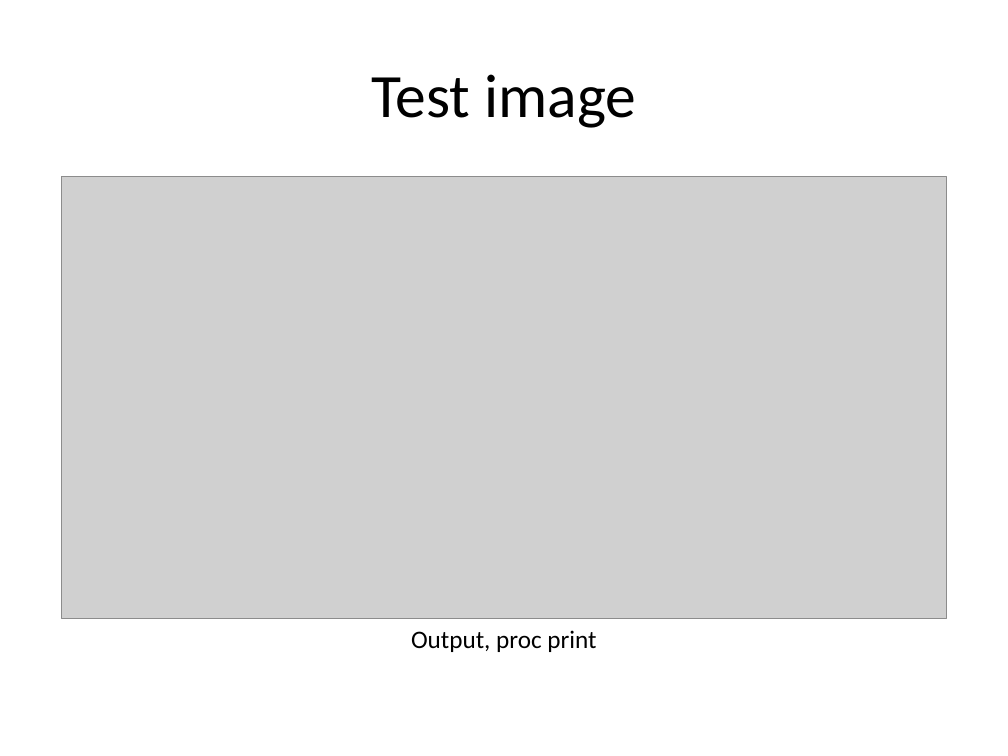
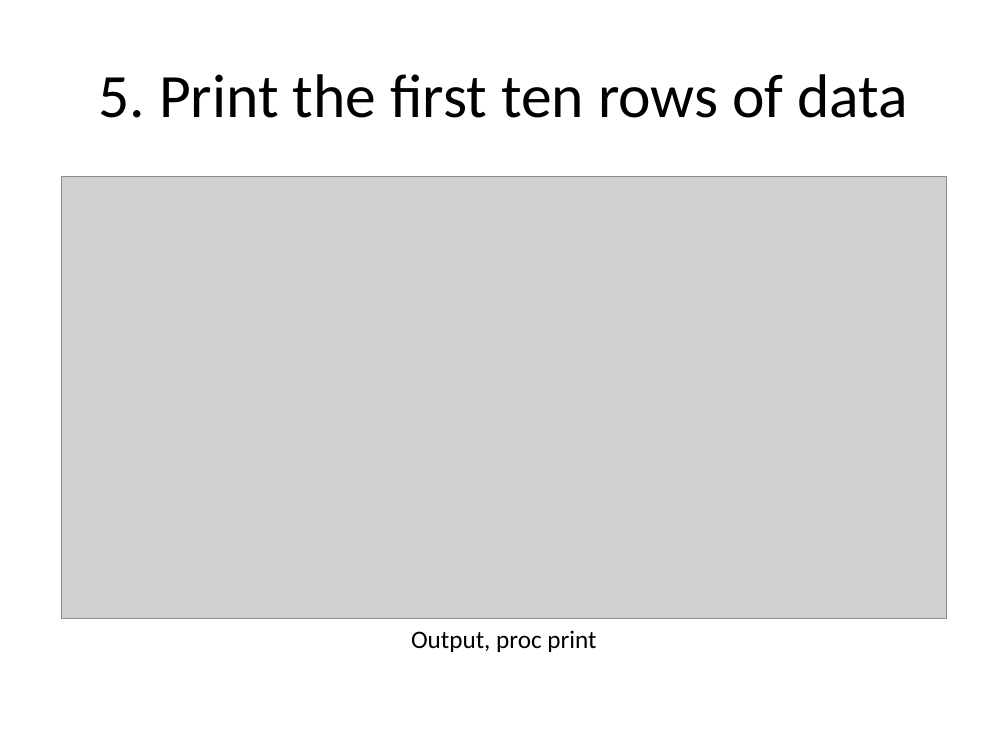
Before and after one commit to pmean/introduction-to-SAS, a slide deck: slide 9 of basics3/src/lecture03.pptx. Drawn at 1008x756 pixels with LibreOffice and Linux fonts; fonts in the diff are those of the drawing; grey boxes stand for pictures. Boxes give left, top, right and bottom in pixels: in the first picture for what was removed or moved away, otherwise in the second. Text is boxed around its words. In the diff, an @@ line names an element or a change of style, - is before the commit and + after.

```diff
--- a/basics3/src/lecture03.pptx
+++ b/basics3/src/lecture03.pptx
@@ title at box(99, 74, 909, 118): text changed @@
-Test image
+5. Print the first ten rows of data
```
Also in this commit, not shown: 11 other slides changed, 8 slides added, 5 slides removed, 17 other files.
